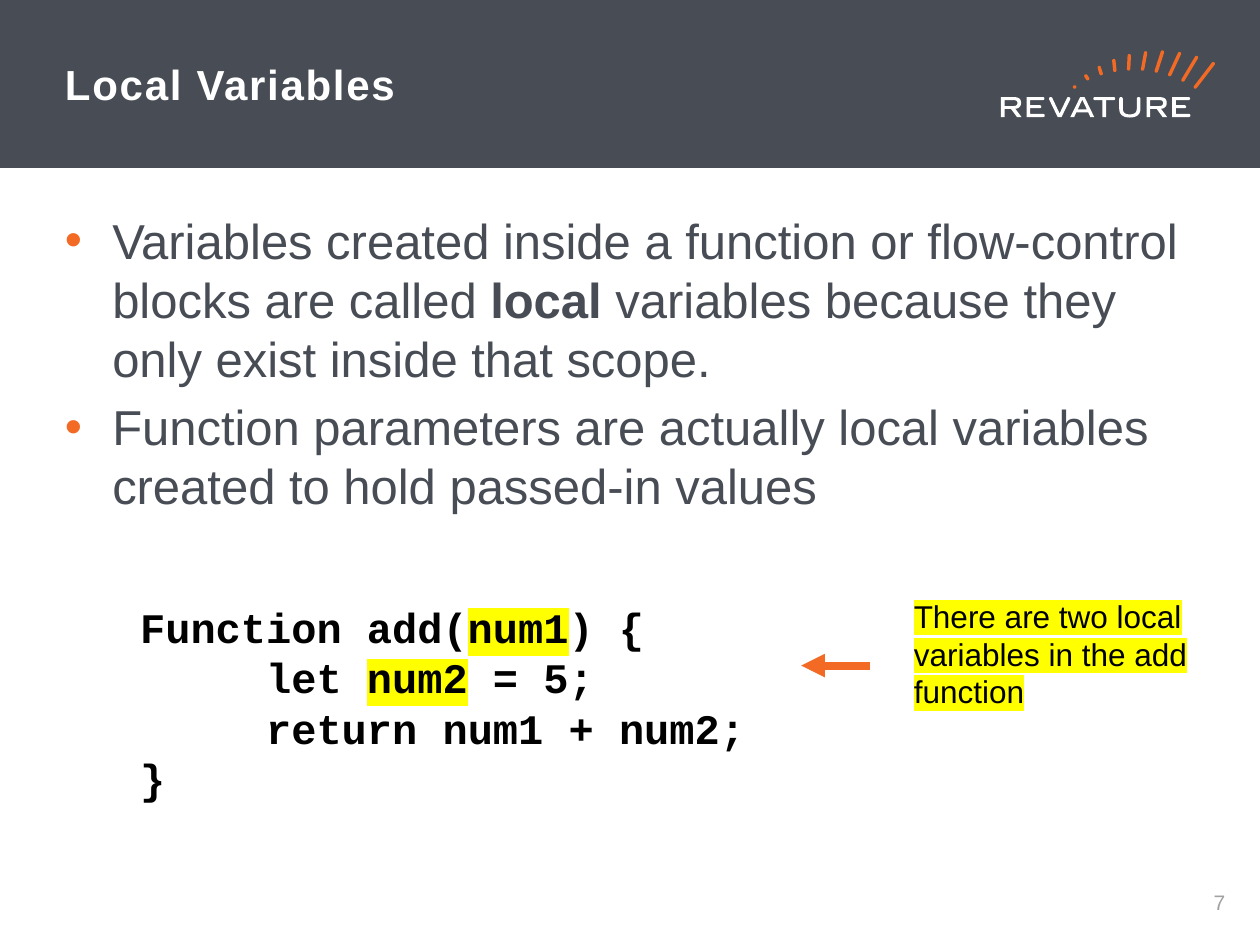
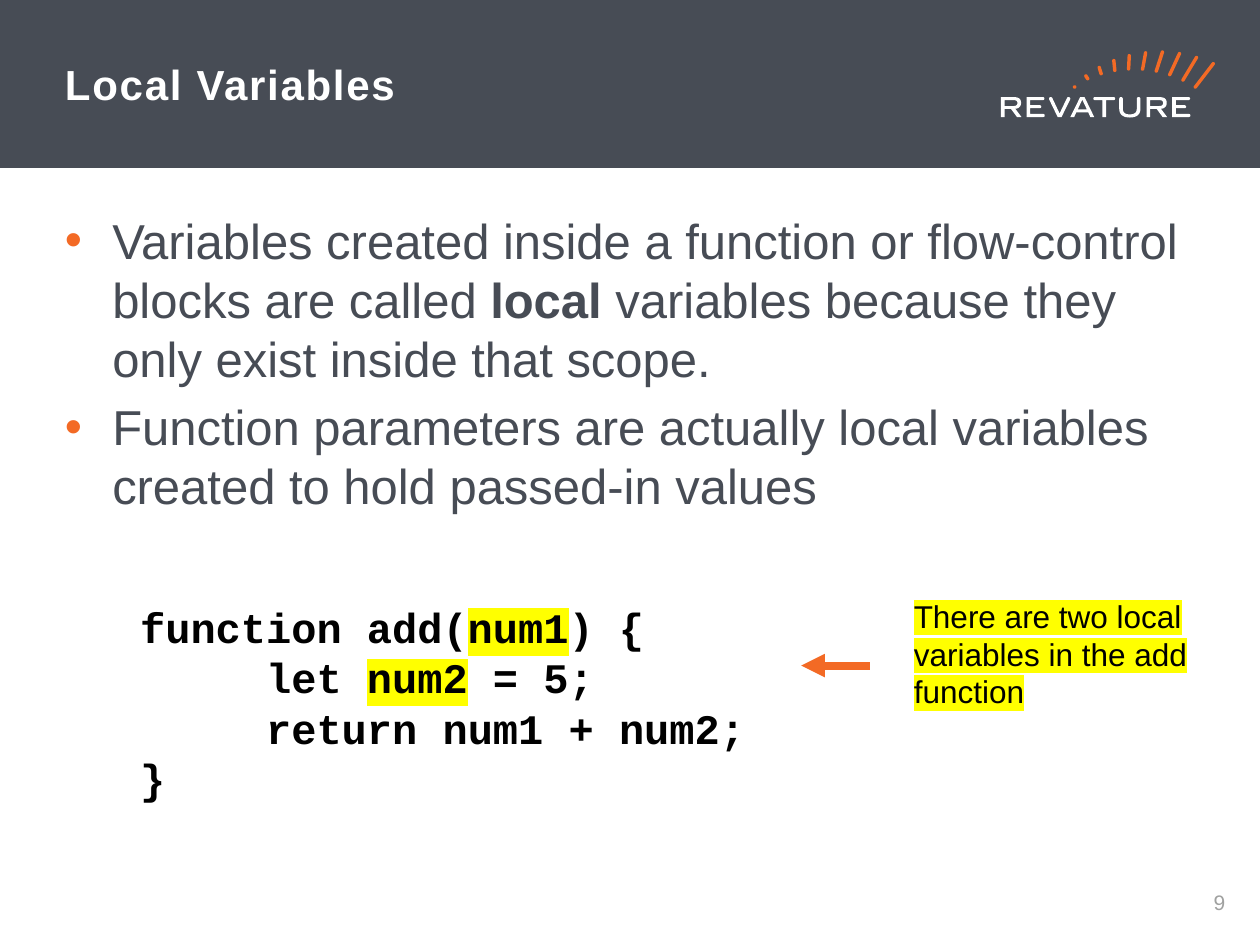
Before and after one commit to jhigherevature/spark-examples, a slide deck: slide 10 of revised-ppts/Day 8 PPT.pptx (slide 8 before the commit). Drawn at 1260x945 pixels with LibreOffice and Linux fonts; fonts in the diff are those of the drawing. Boxes give left, top, right and bottom in pixels: in the first picture for what was removed or moved away, otherwise in the second. Text is boxed around its words. In the diff, an @@ line names an element or a change of style, - is before the commit and + after.

```diff
--- a/revised-ppts/Day 8 PPT.pptx
+++ b/revised-ppts/Day 8 PPT.pptx
@@ text at <box>140,612,594,655</box>: text changed @@
-Function add(num1) {
+function add(num1) {
@@ page number at <box>1214,895,1226,910</box>: text changed @@
-7
+9
```
Also in this commit, not shown: 5 other slides changed, 16 slides added, 15 slides removed, 15 other files.
